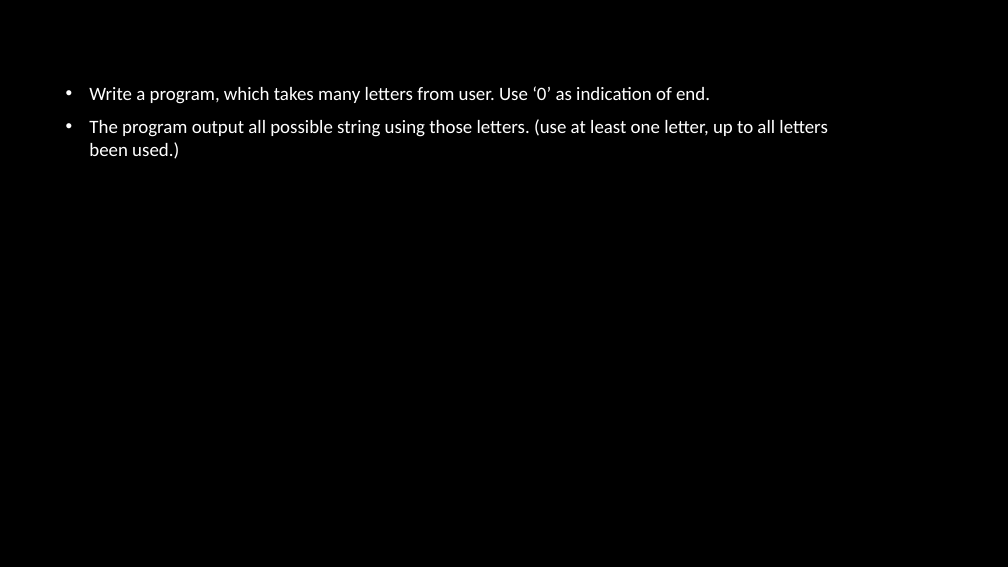
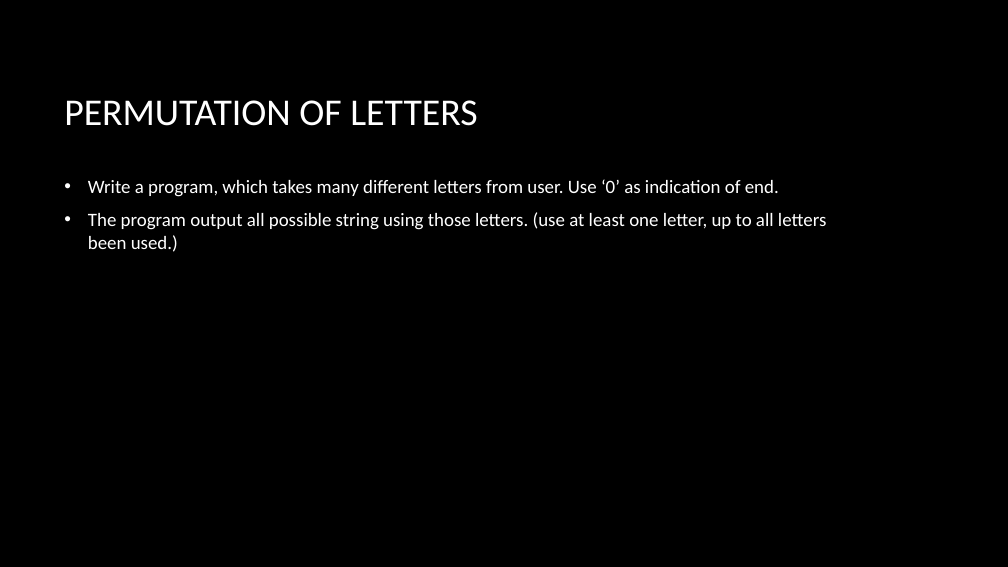
Before and after one commit to bon-netizen/Python-Class-Beginner, a slide deck: slide 3 of Py B - unit 3p.pptx. Drawn at 1008x567 pixels with LibreOffice and Linux fonts; fonts in the diff are those of the drawing; background and template pictures are left out. Boxes give left, top, right and bottom in pixels: in the first picture for what was removed or moved away, otherwise in the second. Text is boxed around its words. In the diff, an @@ line names an element or a change of style, - is before the commit and + after.

```diff
--- a/Py B - unit 3p.pptx
+++ b/Py B - unit 3p.pptx
@@ title added at [64,100,477,126], 36 pt, text #FFFFFF @@
+PERMUTATION OF LETTERS
@@ text "Write a program, which takes ...": place and size @@
-text "Write a program, which takes ..." at [89,86,827,159]
+text "Write a program, which takes ..." at [88,179,826,252]
@@ text at [88,179,779,197]: text changed @@
-• Write a program, which takes many letters from user. Use ‘0’ as indication of end.
+• Write a program, which takes many different letters from user. Use ‘0’ as indication of end.
```
Also in this commit, not shown: 1 other slide changed, 1 other file.
